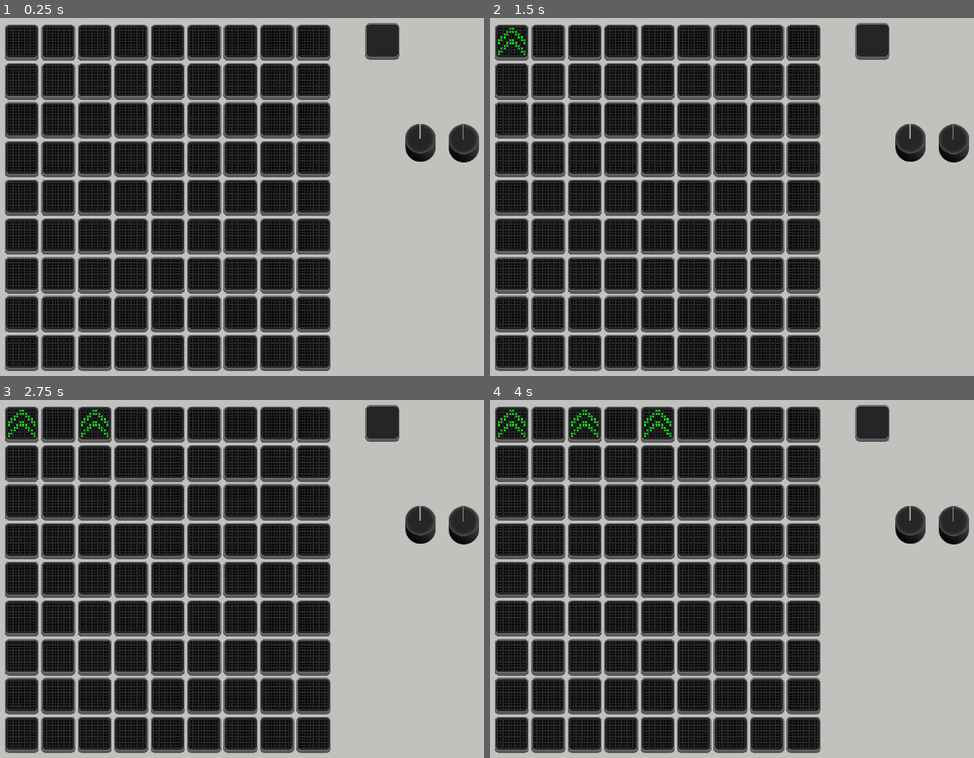
Above: before the commit, frames 1-4 (two rows, left to right).
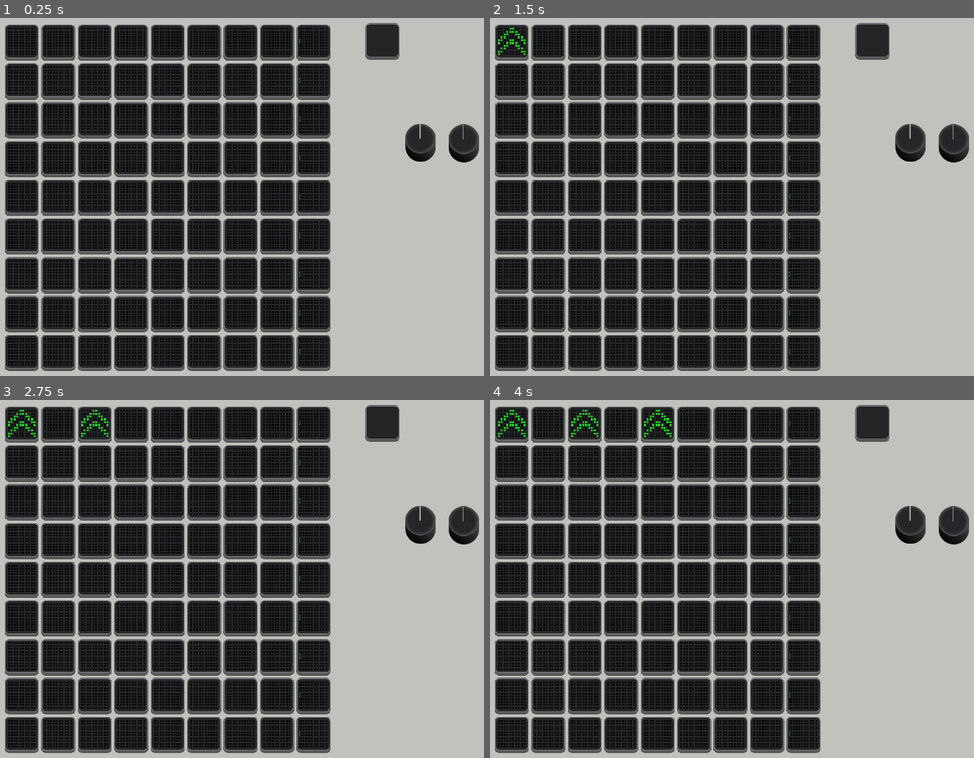
Above: after the commit, the same moments.

Repository: Yngwarr/tomata
Game: Godot game, scene res://scenes/Game.tscn
Same seed, same stepped clock (60 frames per second), same inputs: the game is played once before the commit and once after it.
Inputs (mouse positions are in pixels of both pictures, inside the frame that each line leads up to):
- Up to frame 1 (0.25 s): no input
- Up to frame 2 (1.5 s): tap Enter at 0.5 s; move the mouse to (494, 25) at 0.52 s; click (494, 25) at 0.67 s; tap Space at 1.25 s; move the mouse to (533, 25) at 1.27 s; click (533, 25) at 1.42 s
- Up to frame 3 (2.75 s): tap Enter at 2 s; move the mouse to (77, 407) at 2.02 s; click (77, 407) at 2.17 s
- Up to frame 4 (4 s): tap Space at 2.75 s; move the mouse to (606, 407) at 2.77 s; click (606, 407) at 2.92 s; tap Enter at 3.5 s; move the mouse to (640, 407) at 3.52 s; click (640, 407) at 3.67 s

The runs differ from the first frame. In frame 1, less than 0.1% of the frame differs, in the area x 2-63%, y 5-98%; in frame 2, less than 0.1%; in frame 3, less than 0.1%; in frame 4, less than 0.1%.

Commit message:
line animations that suck ass, to be honest

Diff:
--- a/scenes/PadDisplay.tscn
+++ b/scenes/PadDisplay.tscn
@@ -1,7 +1,82 @@
-[gd_scene load_steps=10 format=3 uid="uid://dwvb38wr6g7rv"]
+[gd_scene load_steps=17 format=3 uid="uid://dwvb38wr6g7rv"]
 
 [ext_resource type="Texture2D" uid="uid://bry4lhtvvag6m" path="res://img/display/o.png" id="1_iaquw"]
+[ext_resource type="Texture2D" uid="uid://bcswdimb5xbvg" path="res://img/display/display.png" id="2_63i74"]
 [ext_resource type="Script" path="res://src/PadDisplay.gd" id="2_kdkvt"]
+
+[sub_resource type="Animation" id="Animation_if3pq"]
+length = 0.001
+tracks/0/type = "value"
+tracks/0/imported = false
+tracks/0/enabled = true
+tracks/0/path = NodePath(".:frame")
+tracks/0/interp = 1
+tracks/0/loop_wrap = true
+tracks/0/keys = {
+"times": PackedFloat32Array(0),
+"transitions": PackedFloat32Array(1),
+"update": 1,
+"values": [0]
+}
+
+[sub_resource type="Animation" id="Animation_2nj5k"]
+resource_name = "bounce"
+length = 0.5
+tracks/0/type = "value"
+tracks/0/imported = false
+tracks/0/enabled = true
+tracks/0/path = NodePath(".:frame")
+tracks/0/interp = 1
+tracks/0/loop_wrap = true
+tracks/0/keys = {
+"times": PackedFloat32Array(0, 0.1, 0.2, 0.3, 0.4, 0.5),
+"transitions": PackedFloat32Array(1, 1, 1, 1, 1, 1),
+"update": 1,
+"values": [14, 15, 16, 17, 18, 0]
+}
+
+[sub_resource type="AnimationLibrary" id="AnimationLibrary_x1gpx"]
+_data = {
+"RESET": SubResource("Animation_if3pq"),
+"bounce": SubResource("Animation_2nj5k")
+}
+
+[sub_resource type="Animation" id="Animation_apjiu"]
+resource_name = "bounce"
+length = 0.5
+tracks/0/type = "value"
+tracks/0/imported = false
+tracks/0/enabled = true
+tracks/0/path = NodePath(".:frame")
+tracks/0/interp = 1
+tracks/0/loop_wrap = true
+tracks/0/keys = {
+"times": PackedFloat32Array(0, 0.1, 0.2, 0.3, 0.4, 0.5),
+"transitions": PackedFloat32Array(1, 1, 1, 1, 1, 1),
+"update": 1,
+"values": [14, 15, 16, 17, 18, 0]
+}
+
+[sub_resource type="Animation" id="Animation_xjcyi"]
+length = 0.001
+tracks/0/type = "value"
+tracks/0/imported = false
+tracks/0/enabled = true
+tracks/0/path = NodePath(".:frame")
+tracks/0/interp = 1
+tracks/0/loop_wrap = true
+tracks/0/keys = {
+"times": PackedFloat32Array(0),
+"transitions": PackedFloat32Array(1),
+"update": 1,
+"values": [0]
+}
+
+[sub_resource type="AnimationLibrary" id="AnimationLibrary_s0d4s"]
+_data = {
+"RESET": SubResource("Animation_xjcyi"),
+"bounce": SubResource("Animation_apjiu")
+}
 
 [sub_resource type="Animation" id="Animation_uqsl1"]
 length = 0.001
@@ -106,6 +181,32 @@
 [node name="PadDisplay" type="Node2D"]
 script = ExtResource("2_kdkvt")
 
+[node name="Display" type="Sprite2D" parent="."]
+texture = ExtResource("2_63i74")
+
+[node name="Vertical" type="Sprite2D" parent="."]
+modulate = Color(0, 0.666667, 0, 1)
+texture = ExtResource("1_iaquw")
+hframes = 5
+vframes = 4
+
+[node name="AnimationPlayer" type="AnimationPlayer" parent="Vertical"]
+libraries = {
+"": SubResource("AnimationLibrary_x1gpx")
+}
+
+[node name="Horizontal" type="Sprite2D" parent="."]
+modulate = Color(0, 0.666667, 0, 1)
+rotation = 1.5708
+texture = ExtResource("1_iaquw")
+hframes = 5
+vframes = 4
+
+[node name="AnimationPlayer" type="AnimationPlayer" parent="Horizontal"]
+libraries = {
+"": SubResource("AnimationLibrary_s0d4s")
+}
+
 [node name="Direction" type="Sprite2D" parent="."]
 modulate = Color(0, 1, 0, 1)
 texture = ExtResource("1_iaquw")
--- a/src/Grid.gd
+++ b/src/Grid.gd
@@ -52,6 +52,9 @@
 
 		c.pressed.connect(pad_pressed)
 		c.index = pad_index
+		c.gx = pad_index % columns
+		c.gy = pad_index / columns
+		bounced.connect(c.bounce)
 		pad_index += 1
 		pads.append(c)
 		buffer.append(Game.PadState.EMPTY)
@@ -187,7 +190,10 @@
 			and state_to(i, buffer[i], true) == Game.PadState.WALL:
 
 			@warning_ignore("integer_division")
-			bounced.emit(i / columns if is_horizontal(buffer[i]) else i % columns)
+			bounced.emit(
+				i / columns if is_horizontal(buffer[i]) else i % columns,
+				is_horizontal(buffer[i])
+			)
 
 func test_near_walls() -> void:
 	assert(columns > 1, "this test makes no sense when columns == 1")
--- a/src/LCDPad.gd
+++ b/src/LCDPad.gd
@@ -9,6 +9,8 @@
 @onready var pad: PressPad = $PressPad
 
 var index: int
+var gx: int
+var gy: int
 var state: int
 
 func _ready() -> void:
@@ -21,6 +23,11 @@
 func on_released() -> void:
 	released.emit(index)
 
+func bounce(idx: int, horizontal: bool) -> void:
+	if horizontal and gy == idx \
+		or not horizontal and gx == idx:
+		display.bounce(horizontal)
+
 func change_state(value: Game.PadState) -> void:
 	state = value
 	match value:
--- a/src/PadDisplay.gd
+++ b/src/PadDisplay.gd
@@ -2,8 +2,16 @@
 extends Node2D
 
 @onready var direction_anim: AnimationPlayer = $Direction/AnimationPlayer
+@onready var vertical_anim: AnimationPlayer = $Vertical/AnimationPlayer
+@onready var horizontal_anim: AnimationPlayer = $Horizontal/AnimationPlayer
 
-func play_anim(anim_name: String):
+func play_anim(anim_name: String) -> void:
 	if direction_anim.is_playing():
 		direction_anim.stop()
 	direction_anim.play(anim_name)
+
+func bounce(horizontal: bool) -> void:
+	if horizontal:
+		horizontal_anim.play("bounce")
+	else:
+		vertical_anim.play("bounce")
--- a/src/Speaker.gd
+++ b/src/Speaker.gd
@@ -8,5 +8,5 @@
 		assert(c is AudioStreamPlayer, "Speaker can only contain AudioStreamPlayer nodes")
 		player.append(c)
 
-func play_sound(number: int) -> void:
+func play_sound(number: int, _h: bool) -> void:
 	player[number].play()
Binary file added: img/display/display.png
Not shown, added: img/display/display.png.import
Binary file changed: img/display/o.png
